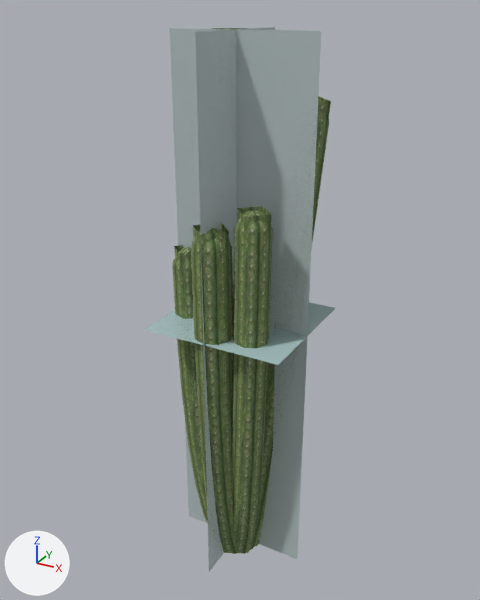
The glTF model data/models/board/vegetation/cactus-organ.glb, before and after one commit.
Camera for both pictures: a 50 mm lens placed at (16.1, -28.8, 30.9), pointed at (-0.1, 0.6, 16.2). Arrows for +X, +Y and +Z are at lower left; the lights stay in place. The picture after the commit comes second. Where no turn or scale is listed for an object, it has been applied to the vertices. Vertices at exactly the same position are counted once.

The older version as bpy lines, for what is in view:
```python
me_cactus_organ_lod0 = bpy.data.meshes.new('cactus-organ-lod0')
me_cactus_organ_lod0.from_pydata(...)  # 528 vertices, 960 faces; spans x -3.7..4.2, y -3.5..4.0, z 0.0..30.0
me_cactus_organ_lod0.materials.append(mat_cactus)
me_cactus_organ_lod1 = bpy.data.meshes.new('cactus-organ-lod1')
me_cactus_organ_lod1.from_pydata(...)  # 180 vertices, 288 faces; spans x -3.5..4.1, y -3.5..4.0, z 0.0..30.0
me_cactus_organ_lod1.materials.append(mat_cactus)
me_cactus_organ_lod2 = bpy.data.meshes.new('cactus-organ-lod2')
me_cactus_organ_lod2.from_pydata(...)  # 72 vertices, 96 faces; spans x -3.7..4.3, y -3.5..4.1, z 0.0..30.0
me_cactus_organ_lod2.materials.append(mat_cactus)
me_cactus_organ_lod3 = bpy.data.meshes.new('cactus-organ-lod3')
me_cactus_organ_lod3.from_pydata(...)  # 12 vertices, 6 faces; spans x -3.7..4.2, y -3.5..4.0, z 0.0..30.0
me_cactus_organ_lod3.materials.append(mat_impostor)  # its picture is missing
ob_cactus_organ_lod0_001 = bpy.data.objects.new('cactus-organ-lod0.001', me_cactus_organ_lod0)
ob_cactus_organ_lod0_001.location = (0.0, 0.0, 0.0)
ob_cactus_organ_lod1_001 = bpy.data.objects.new('cactus-organ-lod1.001', me_cactus_organ_lod1)
ob_cactus_organ_lod1_001.location = (0.0, 0.0, 0.0)
ob_cactus_organ_lod2_001 = bpy.data.objects.new('cactus-organ-lod2.001', me_cactus_organ_lod2)
ob_cactus_organ_lod2_001.location = (0.0, 0.0, 0.0)
ob_cactus_organ_lod3_001 = bpy.data.objects.new('cactus-organ-lod3.001', me_cactus_organ_lod3)
ob_cactus_organ_lod3_001.location = (0.0, 0.0, 0.0)
```
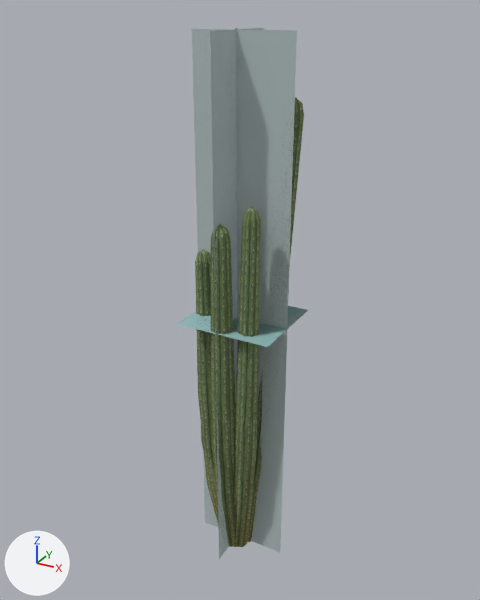
The edits, one by one:
me_cactus_organ_lod0 is used by ob_cactus_organ_lod0_001; location (0.0, 0.0, 0.0).
me_cactus_organ_lod0 had 528 vertices, 960 faces and spanned x -3.7..4.2, y -3.5..4.0, z 0.0..30.0.
me_cactus_organ_lod0 now has 576 vertices, 960 faces and spans x -2.4..3.0, y -2.3..2.8, z 0.0..30.0.
me_cactus_organ_lod0 part 1: the loose piece of 88 vertices spanning x -3.7..0.2, y -1.3..0.9, z 0.0..19.1 is rebuilt with 96 vertices and now spans x -2.4..0.0, y -0.9..0.5, z 0.0..19.1.
me_cactus_organ_lod0 part 2: the loose piece of 88 vertices spanning x -1.1..1.0, y -3.5..0.2, z 0.0..21.2 is rebuilt with 96 vertices and now spans x -0.7..0.7, y -2.3..0.0, z 0.0..21.2.
me_cactus_organ_lod0 part 3: 174 vertices removed from x -0.4..4.2, y -2.8..2.4, z 0.0..27.0; 190 vertices added at x -0.2..3.0, y -1.9..1.5, z 0.0..27.0.
Other edits to the shape of me_cactus_organ_lod0 do not show in these pictures.
me_cactus_organ_lod1 is used by ob_cactus_organ_lod1_001; location (0.0, 0.0, 0.0).
me_cactus_organ_lod1 had 180 vertices, 288 faces and spanned x -3.5..4.1, y -3.5..4.0, z 0.0..30.0.
me_cactus_organ_lod1 now has 180 vertices, 288 faces and spans x -2.3..3.0, y -2.3..2.8, z 0.0..30.0.
me_cactus_organ_lod1 part 4: 180 of 180 vertices moved; they spanned x -3.5..4.1, y -3.5..4.0, z 0.0..30.0 and now span x -2.3..3.0, y -2.3..2.8, z 0.0..30.0; mean shift (0.0, 0.0, 0.1).
me_cactus_organ_lod2 is used by ob_cactus_organ_lod2_001; location (0.0, 0.0, 0.0).
me_cactus_organ_lod2 had 72 vertices, 96 faces and spanned x -3.7..4.3, y -3.5..4.1, z 0.0..30.0.
me_cactus_organ_lod2 now has 72 vertices, 96 faces and spans x -2.3..2.7, y -2.2..2.4, z 0.0..30.0.
me_cactus_organ_lod2 part 5: 72 of 72 vertices moved; they spanned x -3.7..4.3, y -3.5..4.1, z 0.0..30.0 and now span x -2.3..2.7, y -2.2..2.4, z 0.0..30.0; mean shift (0.0, 0.0, 0.0).
me_cactus_organ_lod3 is used by ob_cactus_organ_lod3_001; location (0.0, 0.0, 0.0).
me_cactus_organ_lod3 had 12 vertices, 6 faces and spanned x -3.7..4.2, y -3.5..4.0, z 0.0..30.0.
me_cactus_organ_lod3 now has 12 vertices, 6 faces and spans x -2.4..3.0, y -2.3..2.8, z 0.0..30.0.
me_cactus_organ_lod3 part 6: the whole mesh is scaled about its middle by (0.694, 0.675, 1), then moved by (0.0, -0.1, 0.0).
me_cactus_organ_lod3 part 7: 4 faces centred in x -1.1..1.6, y -1.0..1.5, z 10.0..20.0 are repainted in the vertex colours; the middle colour goes from white #eeffff to white #edffff.
me_cactus_organ_lod3 part 8: 2 faces centred in x -1.1..1.6, y -1.0..1.5, z 15.3 are repainted in the vertex colours; the middle colour goes from pale blue #dcffff to cyan #c8ffff.

Changed parts and their boxes (x1, y1, x2, y2) in the pictures (480 x 600 px; the box of a moved part takes in the faces that stretch with it):
'cactus-organ-lod3.001', rescaled (31% narrower): before (145, 27, 335, 572); after (177, 28, 308, 559)
'cactus-organ-lod0.001', reshaped (31% narrower): before (172, 43, 328, 554); after (195, 55, 303, 547)
'cactus-organ-lod1.001', reshaped: before (180, 79, 329, 553); after (195, 35, 304, 547)
'cactus-organ-lod2.001', reshaped: before (174, 28, 331, 415); after (219, 28, 296, 463)
part 1 of me_cactus_organ_lod0, rebuilt (34% narrower): before (172, 247, 212, 532); after (195, 250, 221, 528)
part 2 of me_cactus_organ_lod0, rebuilt (43% narrower): before (191, 228, 236, 554); after (211, 225, 236, 547)
part 3 of me_cactus_organ_lod0, moved or reshaped: before (232, 100, 328, 554); after (234, 98, 303, 547)
part 6 of me_cactus_organ_lod3, moved or reshaped: before (156, 27, 335, 572); after (177, 28, 308, 559)
part 7 of me_cactus_organ_lod3, edited (looks the same): (192, 28, 297, 558) in both
part 8 of me_cactus_organ_lod3, recoloured: before (156, 301, 335, 365); after (177, 306, 308, 347)
